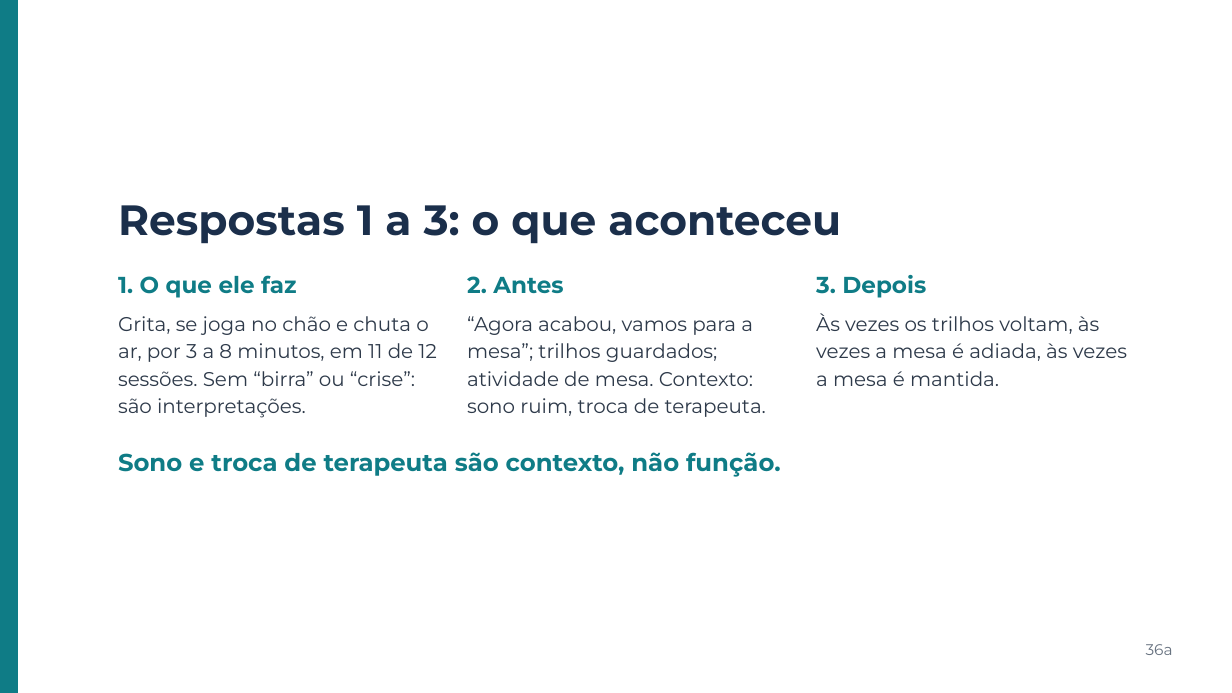
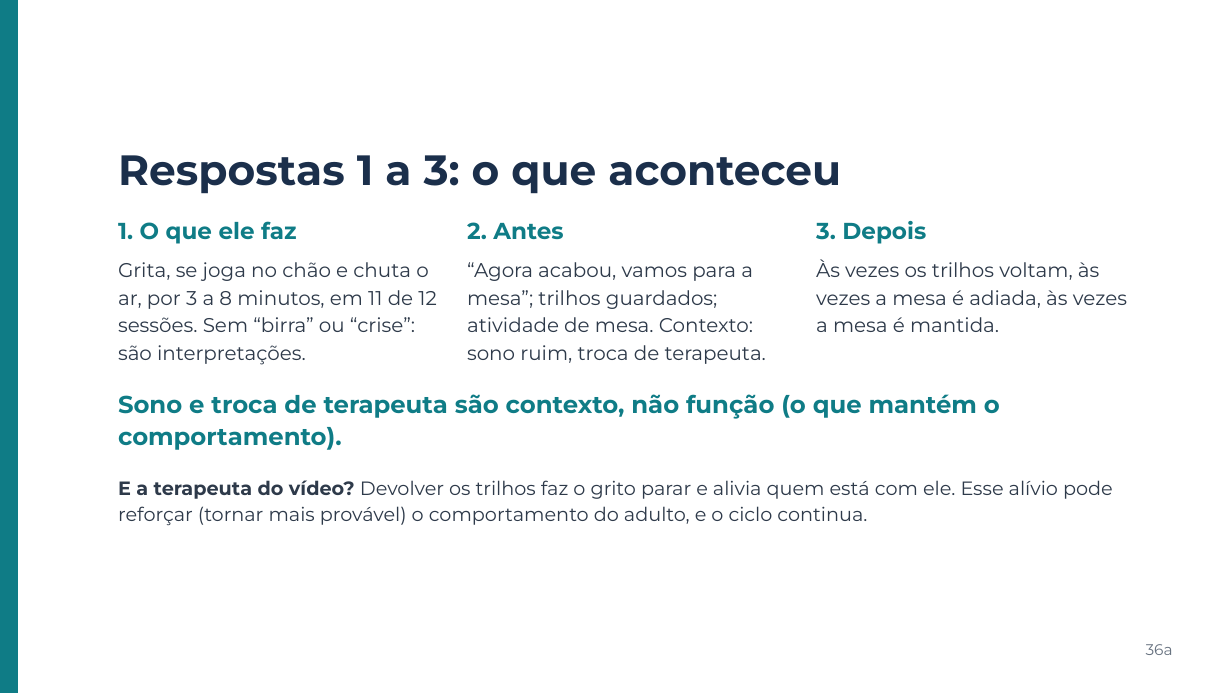
Before and after one commit to betinabinatti/CORE_WORKSHOP_ABA_TEA.md, a slide deck: slide 42 of workshop-aba-tea-lacc/apresentacao/Apresentacao_Workshop_ABA_TEA.pptx (slide 43 before the commit). Drawn at 1232x693 pixels with LibreOffice and Linux fonts; fonts in the diff are those of the drawing. Boxes give left, top, right and bottom in pixels: in the first picture for what was removed or moved away, otherwise in the second. Text is boxed around its words. In the diff, an @@ line names an element or a change of style, - is before the commit and + after.

```diff
--- a/workshop-aba-tea-lacc/apresentacao/Apresentacao_Workshop_ABA_TEA.pptx
+++ b/workshop-aba-tea-lacc/apresentacao/Apresentacao_Workshop_ABA_TEA.pptx
@@ text "Respostas 1 a 3: o ...": place and size @@
-text "Respostas 1 a 3: o ..." at [118,205,841,244]
+text "Respostas 1 a 3: o ..." at [118,155,841,194]
@@ 6 texts: place and size @@
-6 texts at [118,275,1127,418]
+6 texts at [118,221,1127,365]
@@ text at [118,394,1000,450]: text changed @@
-Sono e troca de terapeuta são contexto, não função.
+Sono e troca de terapeuta são contexto, não função (o que mantém o comportamento).
@@ text added at [118,480,1113,526], 15 pt, text #2E3A4A @@
+E a terapeuta do vídeo? Devolver os trilhos faz o grito parar e alivia quem está com ele. Esse alívio pode reforçar (tornar mais provável) o comportamento do adulto, e o ciclo continua.
```
Also in this commit, not shown: 26 other slides changed, 1 slide added, 2 slides removed, 40 other files.
